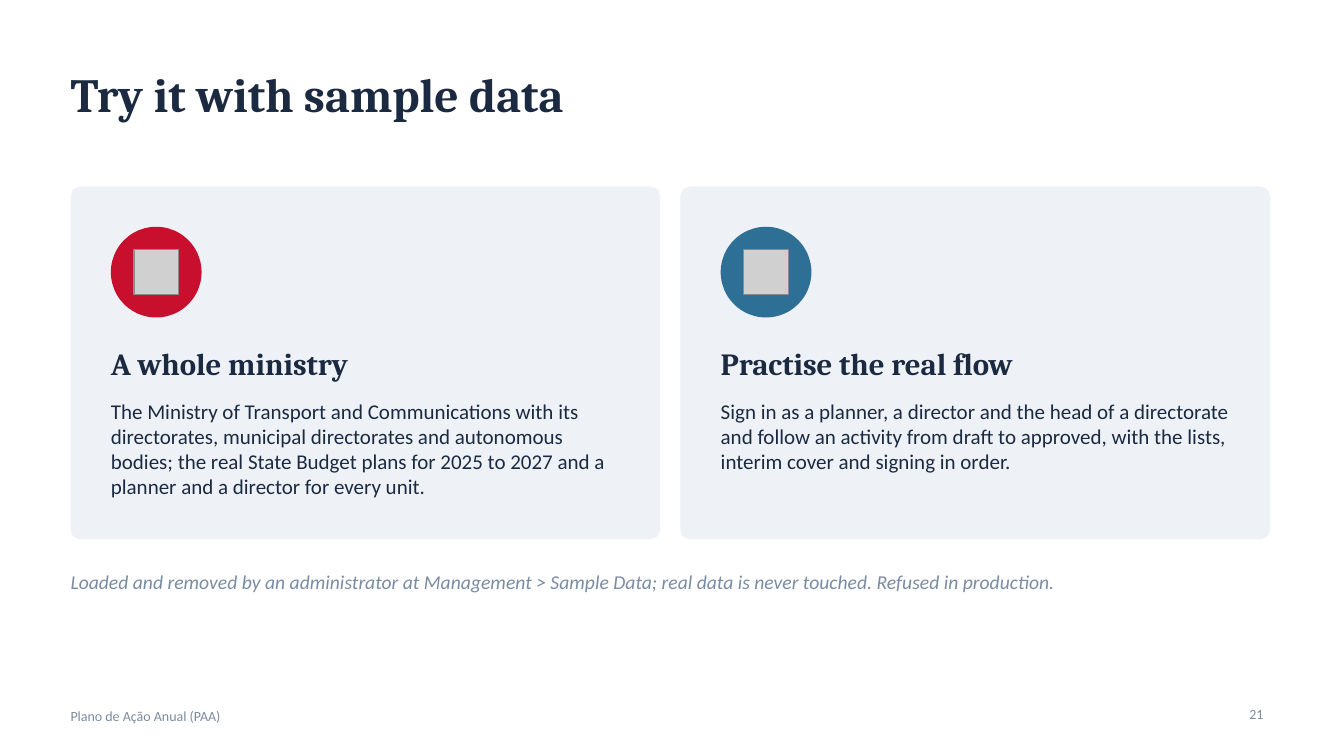
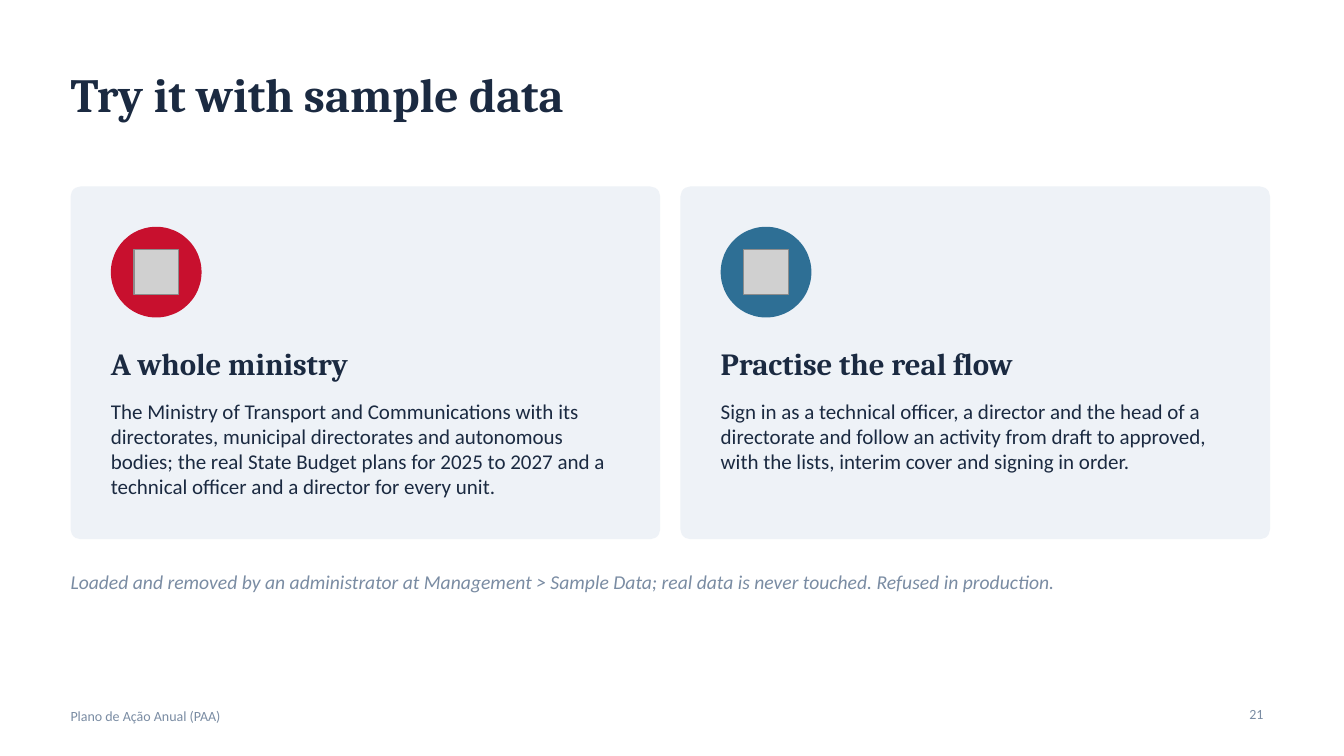
Before and after one commit to gokugohan/Sistema-de-Planeamento-Anual-e-Orsamento, a slide deck: slide 21 of docs/Sistema-PAA-apresentacao-v5.pptx. Drawn at 1344x756 pixels with LibreOffice and Linux fonts; fonts in the diff are those of the drawing; grey boxes stand for pictures. Boxes give left, top, right and bottom in pixels: in the first picture for what was removed or moved away, otherwise in the second. Text is boxed around its words. In the diff, an @@ line names an element or a change of style, - is before the commit and + after.

```diff
--- a/docs/Sistema-PAA-apresentacao-v5.pptx
+++ b/docs/Sistema-PAA-apresentacao-v5.pptx
@@ text at <box>111,404,604,498</box>: text changed @@
-The Ministry of Transport and Communications with its directorates, municipal directorates and autonomous bodies; the real State Budget plans for 2025 to 2027 and a planner and a director for every unit.
+The Ministry of Transport and Communications with its directorates, municipal directorates and autonomous bodies; the real State Budget plans for 2025 to 2027 and a technical officer and a director for every unit.
@@ text at <box>721,404,1206,473</box>: text changed @@
-Sign in as a planner, a director and the head of a directorate and follow an activity from draft to approved, with the lists, interim cover and signing in order.
+Sign in as a technical officer, a director and the head of a directorate and follow an activity from draft to approved, with the lists, interim cover and signing in order.
```
Also in this commit, not shown: 4 other slides changed, 24 other files.
